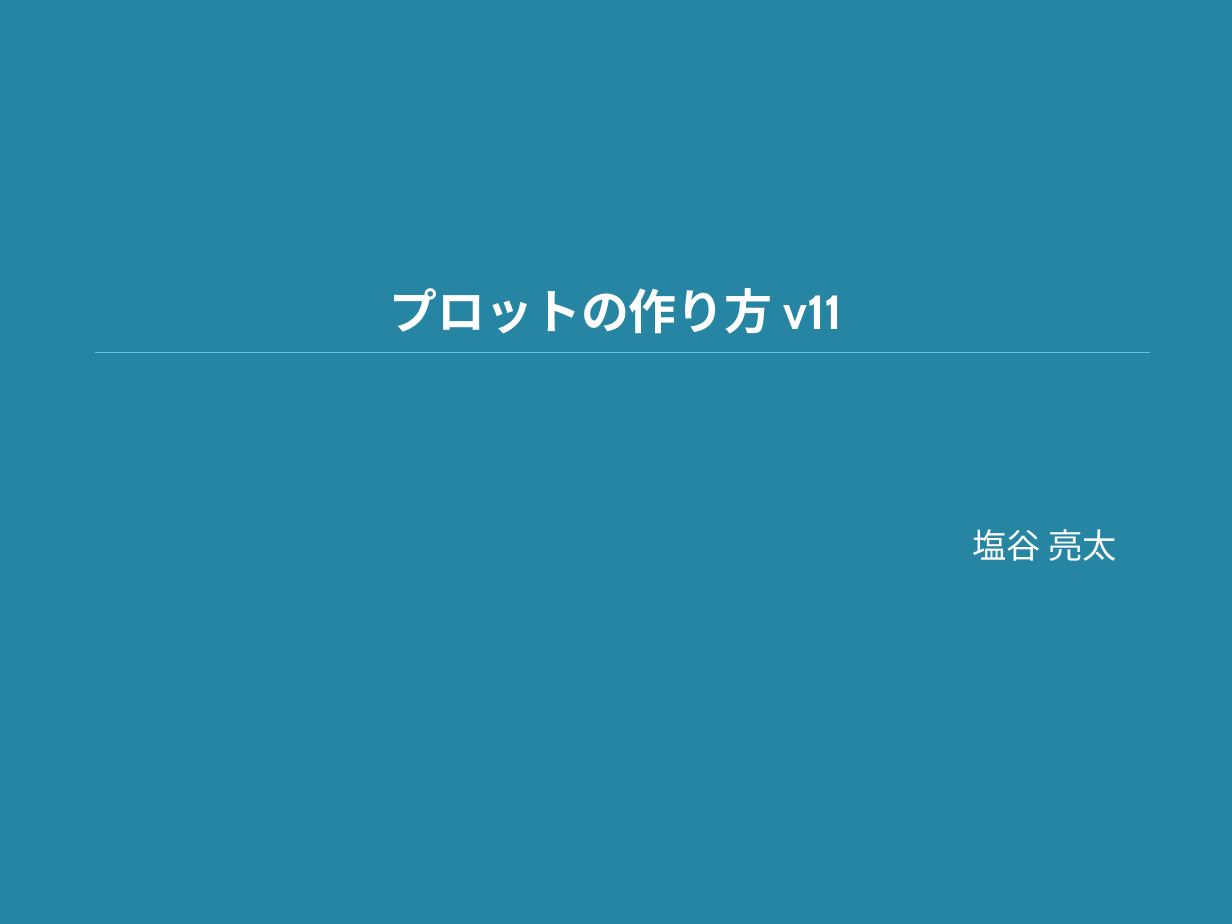
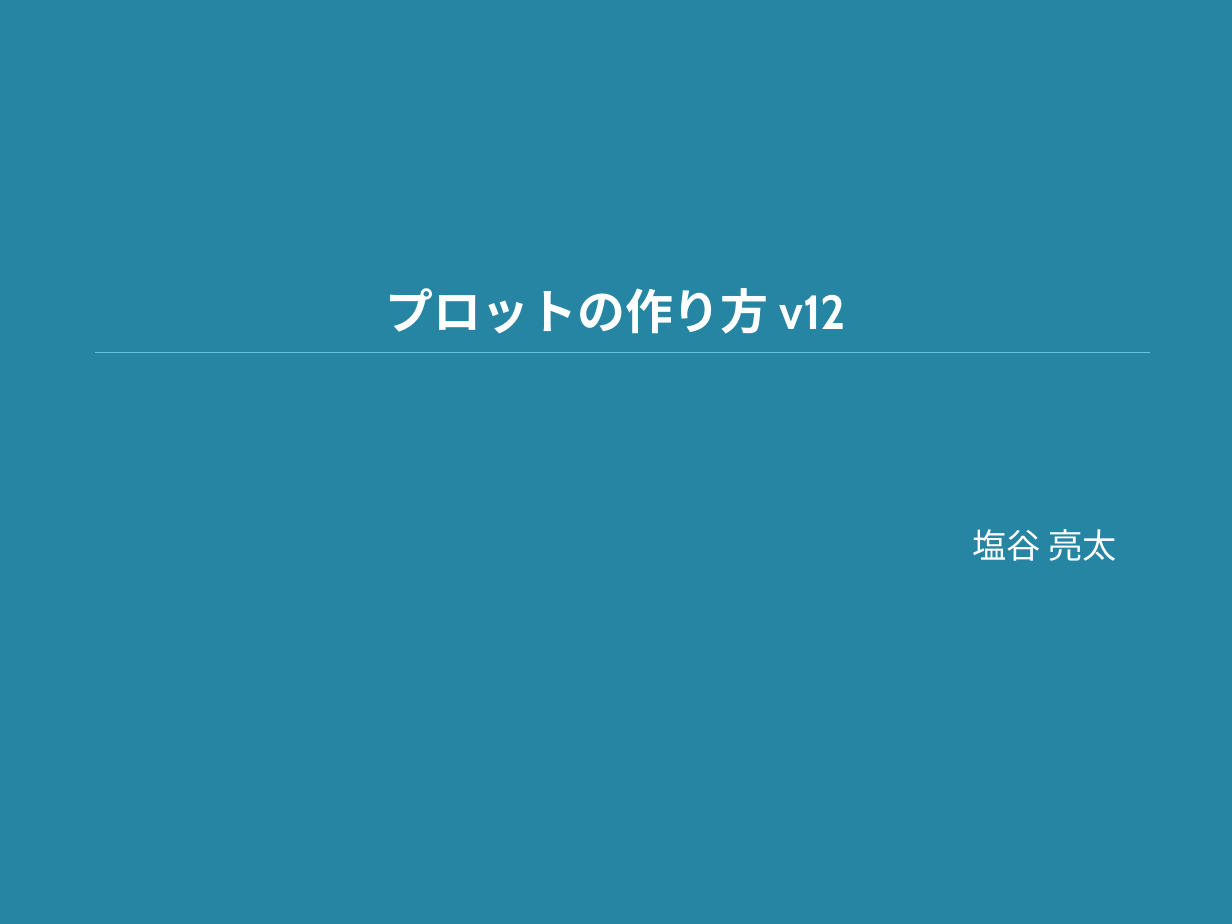
Before and after one commit to shioya-lab/how-to, a slide deck: slide 1 of plot.pptx. Drawn at 1232x924 pixels with LibreOffice and Linux fonts; fonts in the diff are those of the drawing. Boxes give left, top, right and bottom in pixels: in the first picture for what was removed or moved away, otherwise in the second. Text is boxed around its words. In the diff, an @@ line names an element or a change of style, - is before the commit and + after.

```diff
--- a/plot.pptx
+++ b/plot.pptx
@@ title at [386, 288, 846, 334]: text changed @@
-プロットの作り方 v11
+プロットの作り方 v12
```
Also in this commit, not shown: 2 other slides changed, 1 slide added, 1 other file.
